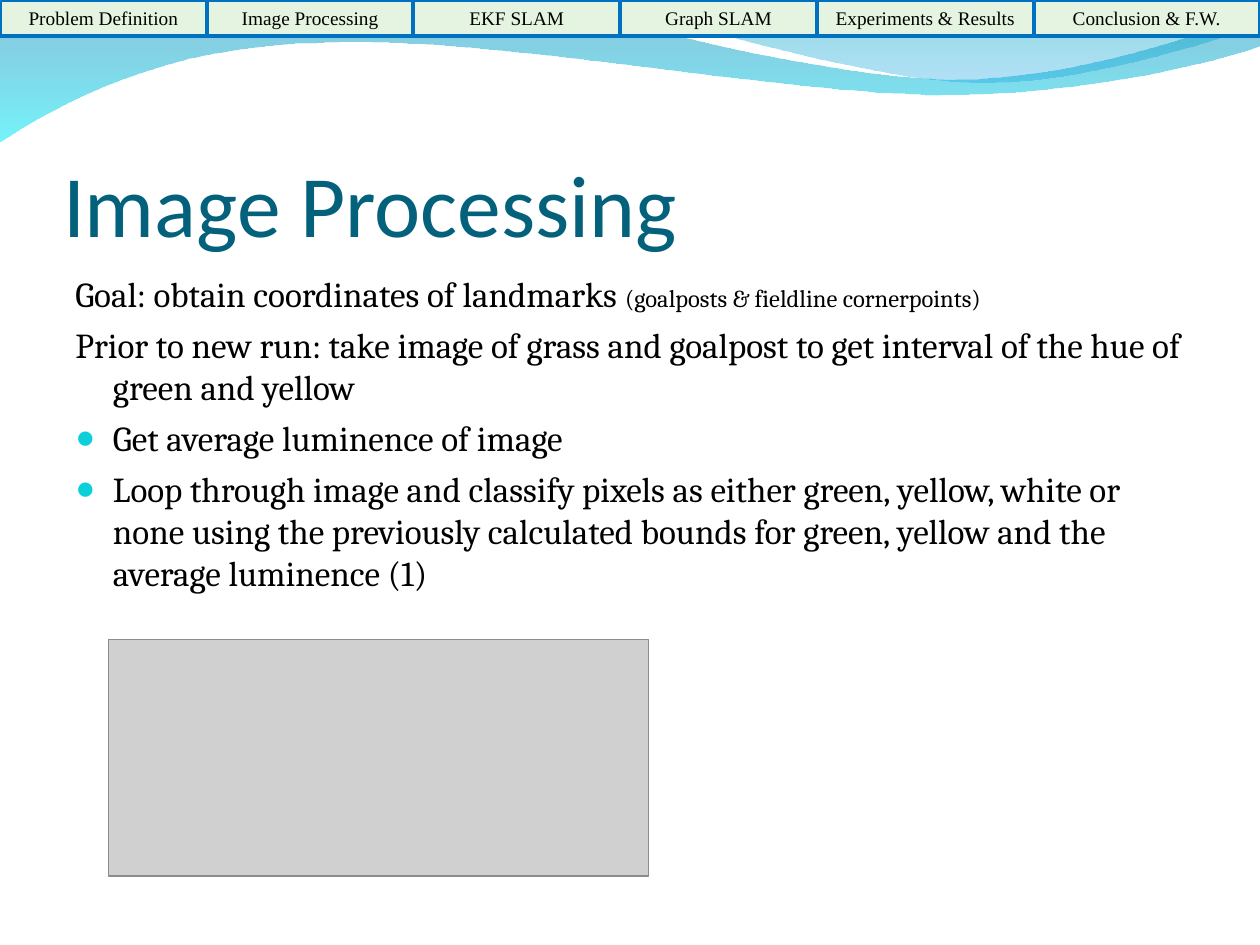
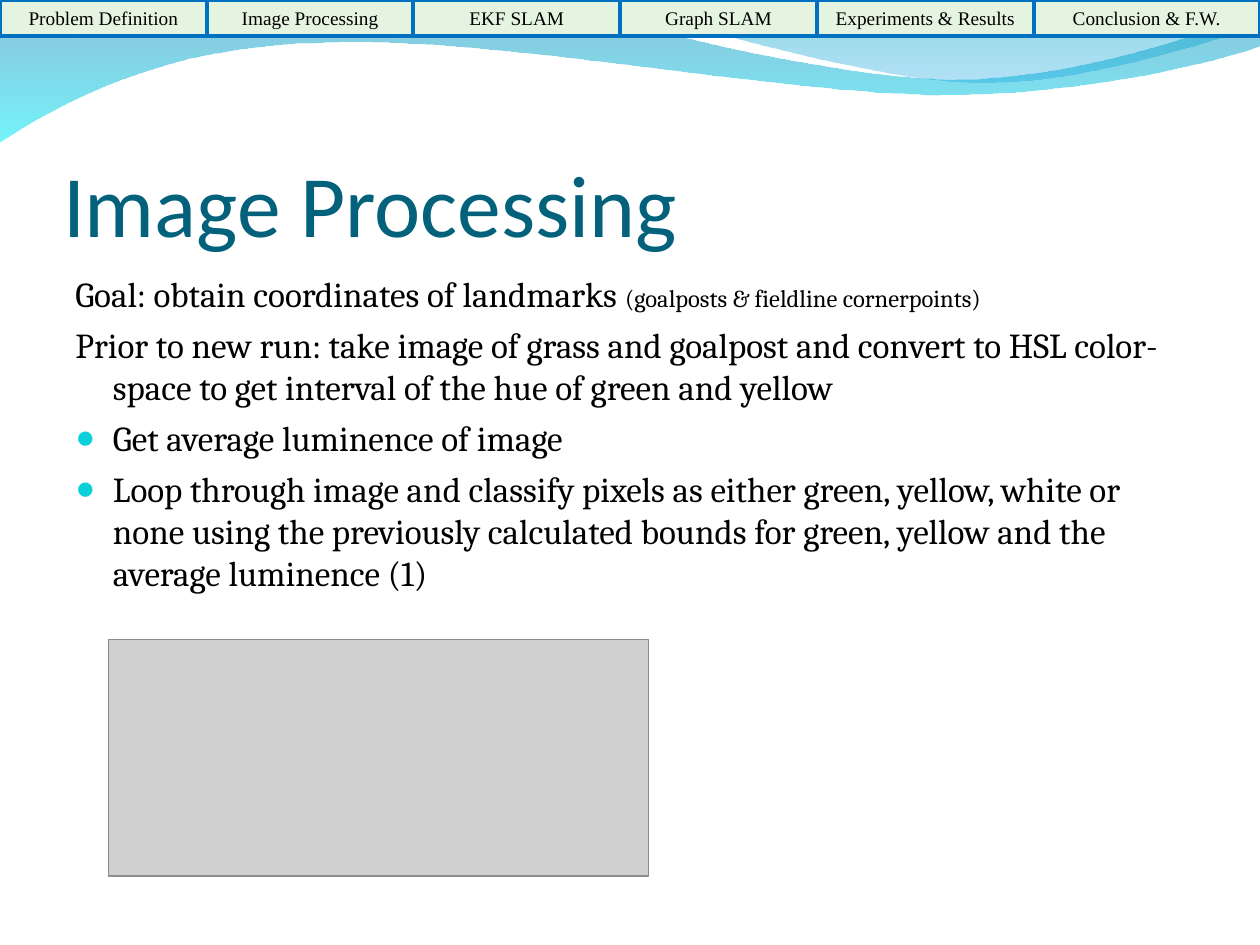
Before and after one commit to HerkyJerky/NAO-ALPHA-AS-FUCK-ROBOTS, a slide deck: slide 4 of Presentation Parts/Final Presentation.ppt. Drawn at 1260x945 pixels with LibreOffice and Linux fonts; fonts in the diff are those of the drawing; grey boxes stand for pictures; background and template pictures are left out. Boxes give left, top, right and bottom in pixels: in the first picture for what was removed or moved away, otherwise in the second. Text is boxed around its words. In the diff, an @@ line names an element or a change of style, - is before the commit and + after.

```diff
--- a/Presentation Parts/Final Presentation.ppt
+++ b/Presentation Parts/Final Presentation.ppt
@@ text at (75, 333, 1157, 408): text changed @@
-Prior to new run: take image of grass and goalpost to get interval of the hue of green and yellow
+Prior to new run: take image of grass and goalpost and convert to HSL color-space to get interval of the hue of green and yellow
```
Also in this commit, not shown: 4 other slides changed.
